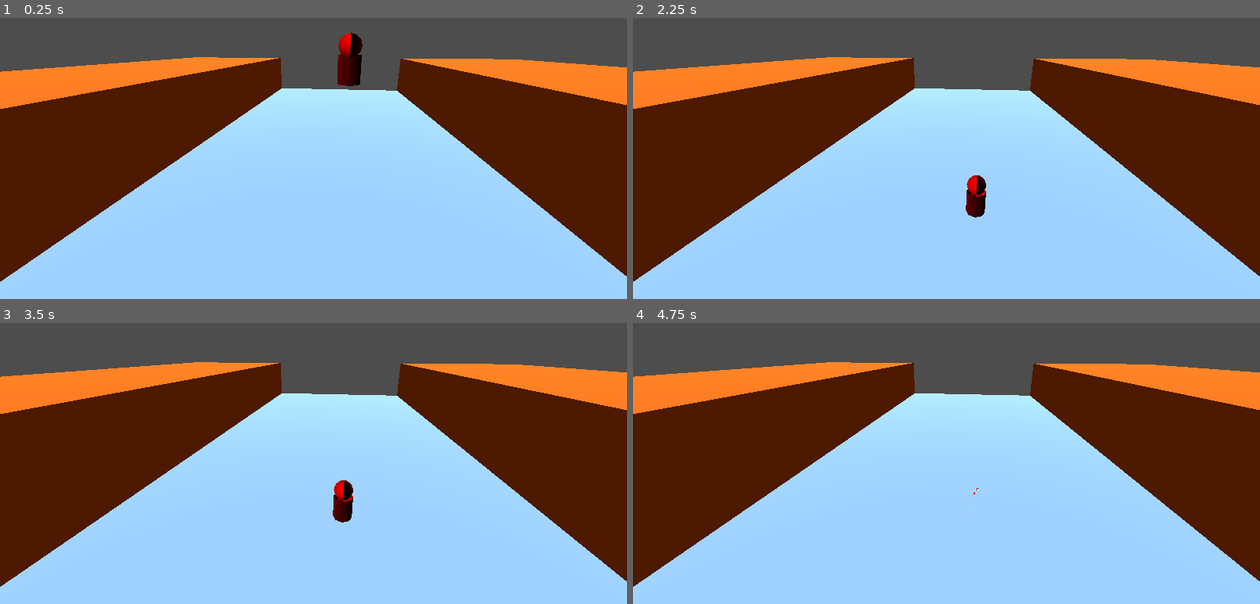
Above: before the commit, frames 1-4 (two rows, left to right).
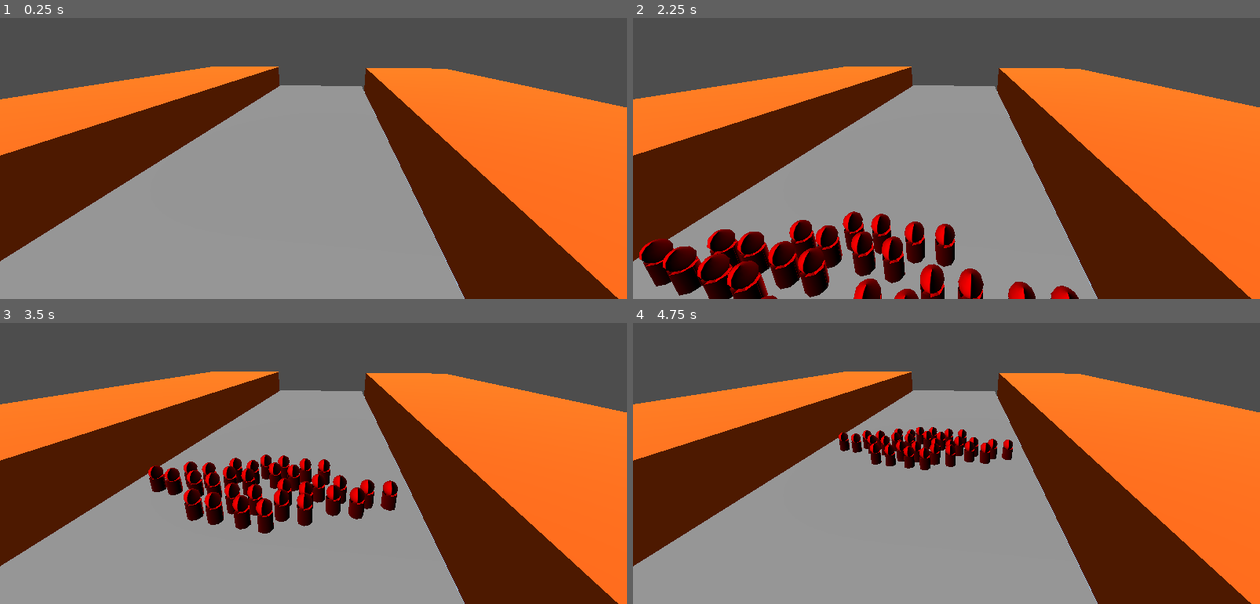
Above: after the commit, the same moments.

Repository: steb-vs/pluie-de-fleche
Game: Godot game, scene res://scenes/devmap_jam/test.tscn
Same seed, same stepped clock (60 frames per second), same inputs: the game is played once before the commit and once after it. The project has no main scene, so this scene is started directly.
Inputs:
- Up to frame 1 (0.25 s): no input
- Up to frame 2 (2.25 s): no input
- Up to frame 3 (3.5 s): no input
- Up to frame 4 (4.75 s): no input

The runs differ from the first frame. In frame 1, 73% of the frame differs, in the area x 0-100%, y 5-100%; in frame 2, 72%; in frame 3, 72%; in frame 4, 72%.

Commit message:
Navigation done

Diff:
--- a/game_object/entities/malemoniak/chb_malemoniak.gd
+++ b/game_object/entities/malemoniak/chb_malemoniak.gd
@@ -5,6 +5,12 @@
 
 @onready var hurt_box_body = $A3D_HurtBoxBody
 @onready var hurt_box_head = $A3D_HurtBoxHead
+
+var movement_speed : float = 5.0
+@export var distance : float
+var movement_target_position : Vector3
+
+@onready var nav_agent : NavigationAgent3D = $NVA
 
 @export var hit_points : int = 10:
 	get :
@@ -16,15 +22,42 @@
 			death()
 
 
-const SPEED = 5.0
-const JUMP_VELOCITY = 4.5
-
 # Get the gravity from the project settings to be synced with RigidBody nodes.
 var gravity = ProjectSettings.get_setting("physics/3d/default_gravity")
 
 
+func _ready():
+	nav_agent.path_desired_distance = 0.5
+	nav_agent.target_desired_distance = 0.5
+	movement_target_position = Vector3(global_position.x, 0, distance)
+	call_deferred("actor_setup")
+
+
+func actor_setup() -> void:
+	await get_tree().physics_frame
+
+	set_movement_target(movement_target_position)
+
+
+func set_movement_target(movement_target: Vector3):
+	nav_agent.set_target_position(movement_target)
+
+
 func _physics_process(delta):
-	# Add the gravity.
+	#Navigation
+	if nav_agent.is_navigation_finished():
+		return
+
+	var current_agent_position: Vector3 = global_position
+	var next_path_position: Vector3 = nav_agent.get_next_path_position()
+
+	var new_velocity: Vector3 = next_path_position - current_agent_position
+	new_velocity = new_velocity.normalized()
+	new_velocity = new_velocity * movement_speed
+
+	velocity = new_velocity
+
+		# Add the gravity.
 	if not is_on_floor():
 		velocity.y -= gravity * delta
 
--- a/game_object/entities/malemoniak/chb_malemoniak.tscn
+++ b/game_object/entities/malemoniak/chb_malemoniak.tscn
@@ -63,3 +63,5 @@
 
 [node name="CollisionShape3D" type="CollisionShape3D" parent="A3D_HurtBoxHead"]
 shape = SubResource("SphereShape3D_4i7rj")
+
+[node name="NVA" type="NavigationAgent3D" parent="."]
--- a/scenes/devmap_jam/test.gd
+++ b/scenes/devmap_jam/test.gd
@@ -1,7 +1 @@
 extends Node3D
-
-func _on_timer_timeout():
-	if has_node("CHB_Malemoniak") :
-		$CHB_Malemoniak.taking_damage(3)
-	else:
-		$Timer.stop()
--- a/scenes/devmap_jam/test.tscn
+++ b/scenes/devmap_jam/test.tscn
@@ -1,8 +1,15 @@
-[gd_scene load_steps=5 format=3 uid="uid://cvaxeryy0gy1s"]
+[gd_scene load_steps=7 format=3 uid="uid://cvaxeryy0gy1s"]
 
 [ext_resource type="Script" path="res://scenes/devmap_jam/test.gd" id="1_nkut2"]
 [ext_resource type="PackedScene" uid="uid://dr7wn4kmqrurg" path="res://game_object/map/csg_valley.tscn" id="3_4t7mj"]
 [ext_resource type="PackedScene" uid="uid://c4cn4kw3yp3y1" path="res://game_object/entities/malemoniak/chb_malemoniak.tscn" id="3_spgdc"]
+
+[sub_resource type="NavigationMesh" id="NavigationMesh_ffs7m"]
+vertices = PackedVector3Array(8.5, 0.5, -22.25, 8.5, 0.5, -29.5, 0, 0.5, -29.5, 0, 0.5, -29.5, -8.5, 0.5, -29.5, -8.5, 0.5, -22.25, -8.5, 0.5, 22, -8.5, 0.5, 29.5, 0, 0.5, 29.5, 0, 0.5, 29.5, 8.5, 0.5, 29.5, 8.5, 0.5, 22, -8.5, 0.5, 22, 0, 0.5, 29.5, 8.5, 0.5, 22, 8.5, 0.5, 14.75, -8.5, 0.5, 14.75, 8.5, 0.5, -22.25, 0, 0.5, -29.5, -8.5, 0.5, -22.25, -8.5, 0.5, -14.75, 8.5, 0.5, -14.75, -8.5, 0.5, -7.5, -8.5, 0.5, 0, 8.5, 0.5, 0, 8.5, 0.5, -7.5, -8.5, 0.5, -14.75, -8.5, 0.5, -7.5, 8.5, 0.5, -7.5, 8.5, 0.5, -14.75, -8.5, 0.5, 7.25, -8.5, 0.5, 14.75, 8.5, 0.5, 14.75, 8.5, 0.5, 7.25, -8.5, 0.5, 0, -8.5, 0.5, 7.25, 8.5, 0.5, 7.25, 8.5, 0.5, 0)
+polygons = [PackedInt32Array(2, 1, 0), PackedInt32Array(5, 4, 3), PackedInt32Array(8, 7, 6), PackedInt32Array(11, 10, 9), PackedInt32Array(12, 16, 13), PackedInt32Array(13, 16, 14), PackedInt32Array(14, 16, 15), PackedInt32Array(17, 21, 18), PackedInt32Array(18, 21, 19), PackedInt32Array(19, 21, 20), PackedInt32Array(25, 24, 22), PackedInt32Array(22, 24, 23), PackedInt32Array(29, 28, 26), PackedInt32Array(26, 28, 27), PackedInt32Array(33, 32, 30), PackedInt32Array(30, 32, 31), PackedInt32Array(37, 36, 34), PackedInt32Array(34, 36, 35)]
+
+[sub_resource type="PlaneMesh" id="PlaneMesh_fooel"]
+size = Vector2(18, 60)
 
 [sub_resource type="Environment" id="Environment_ttq1c"]
 
@@ -10,12 +17,16 @@
 script = ExtResource("1_nkut2")
 
 [node name="Camera3D" type="Camera3D" parent="."]
-transform = Transform3D(0.992899, -0.0377815, 0.112799, 0, 0.948224, 0.317603, -0.118959, -0.315347, 0.941491, 0.00414181, 5.76217, 8.16833)
-
-[node name="Timer" type="Timer" parent="."]
-autostart = true
+transform = Transform3D(0.992899, -0.0377815, 0.112799, 0, 0.948224, 0.317603, -0.118959, -0.315347, 0.941491, 3.92119, 8.29582, 21.047)
 
 [node name="CSG_valley" parent="." instance=ExtResource("3_4t7mj")]
+
+[node name="NavigationRegion3D" type="NavigationRegion3D" parent="CSG_valley"]
+transform = Transform3D(0.1, 0, 0, 0, 0.1, 0, 0, 0, 0.166667, -0.0563362, 0, 0)
+navigation_mesh = SubResource("NavigationMesh_ffs7m")
+
+[node name="MeshInstance3D" type="MeshInstance3D" parent="CSG_valley/NavigationRegion3D"]
+mesh = SubResource("PlaneMesh_fooel")
 
 [node name="DirectionalLight3D" type="DirectionalLight3D" parent="."]
 transform = Transform3D(1, 0, 0, 0, 0.279058, 0.960274, 0, -0.960274, 0.279058, 0, 17.8164, 0)
@@ -24,6 +35,132 @@
 environment = SubResource("Environment_ttq1c")
 
 [node name="CHB_Malemoniak" parent="." instance=ExtResource("3_spgdc")]
-transform = Transform3D(1, 0, 0, 0, 1, 0, 0, 0, 1, 0.262889, 5.33032, -0.0380025)
+transform = Transform3D(1, 0, 0, 0, 1, 0, 0, 0, 1, 0.262889, 0.851871, 24.7987)
+distance = -28.0
 
-[connection signal="timeout" from="Timer" to="." method="_on_timer_timeout"]
+[node name="CHB_Malemoniak2" parent="." instance=ExtResource("3_spgdc")]
+transform = Transform3D(1, 0, 0, 0, 1, 0, 0, 0, 1, 3.01055, 0.851871, 25.0547)
+distance = -28.0
+
+[node name="CHB_Malemoniak3" parent="." instance=ExtResource("3_spgdc")]
+transform = Transform3D(1, 0, 0, 0, 1, 0, 0, 0, 1, -0.970955, 0.851871, 24.7987)
+distance = -28.0
+
+[node name="CHB_Malemoniak4" parent="." instance=ExtResource("3_spgdc")]
+transform = Transform3D(1, 0, 0, 0, 1, 0, 0, 0, 1, 1.77671, 0.851871, 25.0547)
+distance = -28.0
+
+[node name="CHB_Malemoniak5" parent="." instance=ExtResource("3_spgdc")]
+transform = Transform3D(1, 0, 0, 0, 1, 0, 0, 0, 1, -1.57361, 0.851871, 25.5314)
+distance = -28.0
+
+[node name="CHB_Malemoniak6" parent="." instance=ExtResource("3_spgdc")]
+transform = Transform3D(1, 0, 0, 0, 1, 0, 0, 0, 1, 1.17406, 0.851871, 25.7874)
+distance = -28.0
+
+[node name="CHB_Malemoniak7" parent="." instance=ExtResource("3_spgdc")]
+transform = Transform3D(1, 0, 0, 0, 1, 0, 0, 0, 1, -2.80745, 0.851871, 25.5314)
+distance = -28.0
+
+[node name="CHB_Malemoniak8" parent="." instance=ExtResource("3_spgdc")]
+transform = Transform3D(1, 0, 0, 0, 1, 0, 0, 0, 1, -0.0597892, 0.851871, 25.7874)
+distance = -28.0
+
+[node name="CHB_Malemoniak9" parent="." instance=ExtResource("3_spgdc")]
+transform = Transform3D(1, 0, 0, 0, 1, 0, 0, 0, 1, 4.0565, 0.851871, 26.8854)
+distance = -28.0
+
+[node name="CHB_Malemoniak10" parent="." instance=ExtResource("3_spgdc")]
+transform = Transform3D(1, 0, 0, 0, 1, 0, 0, 0, 1, 6.80416, 0.851871, 27.1414)
+distance = -28.0
+
+[node name="CHB_Malemoniak11" parent="." instance=ExtResource("3_spgdc")]
+transform = Transform3D(1, 0, 0, 0, 1, 0, 0, 0, 1, 2.82266, 0.851871, 26.8854)
+distance = -28.0
+
+[node name="CHB_Malemoniak12" parent="." instance=ExtResource("3_spgdc")]
+transform = Transform3D(1, 0, 0, 0, 1, 0, 0, 0, 1, 5.57032, 0.851871, 27.1414)
+distance = -28.0
+
+[node name="CHB_Malemoniak13" parent="." instance=ExtResource("3_spgdc")]
+transform = Transform3D(1, 0, 0, 0, 1, 0, 0, 0, 1, 2.22001, 0.851871, 27.6181)
+distance = -28.0
+
+[node name="CHB_Malemoniak14" parent="." instance=ExtResource("3_spgdc")]
+transform = Transform3D(1, 0, 0, 0, 1, 0, 0, 0, 1, 4.96767, 0.851871, 27.8741)
+distance = -28.0
+
+[node name="CHB_Malemoniak15" parent="." instance=ExtResource("3_spgdc")]
+transform = Transform3D(1, 0, 0, 0, 1, 0, 0, 0, 1, 0.986163, 0.851871, 27.6181)
+distance = -28.0
+
+[node name="CHB_Malemoniak16" parent="." instance=ExtResource("3_spgdc")]
+transform = Transform3D(1, 0, 0, 0, 1, 0, 0, 0, 1, 3.73382, 0.851871, 27.8741)
+distance = -28.0
+
+[node name="CHB_Malemoniak17" parent="." instance=ExtResource("3_spgdc")]
+transform = Transform3D(1, 0, 0, 0, 1, 0, 0, 0, 1, -4.21119, 0.851871, 26.3369)
+distance = -28.0
+
+[node name="CHB_Malemoniak18" parent="." instance=ExtResource("3_spgdc")]
+transform = Transform3D(1, 0, 0, 0, 1, 0, 0, 0, 1, -1.46353, 0.851871, 26.593)
+distance = -28.0
+
+[node name="CHB_Malemoniak19" parent="." instance=ExtResource("3_spgdc")]
+transform = Transform3D(1, 0, 0, 0, 1, 0, 0, 0, 1, -5.44503, 0.851871, 26.3369)
+distance = -28.0
+
+[node name="CHB_Malemoniak20" parent="." instance=ExtResource("3_spgdc")]
+transform = Transform3D(1, 0, 0, 0, 1, 0, 0, 0, 1, -2.69737, 0.851871, 26.593)
+distance = -28.0
+
+[node name="CHB_Malemoniak21" parent="." instance=ExtResource("3_spgdc")]
+transform = Transform3D(1, 0, 0, 0, 1, 0, 0, 0, 1, -6.04768, 0.851871, 27.0697)
+distance = -28.0
+
+[node name="CHB_Malemoniak22" parent="." instance=ExtResource("3_spgdc")]
+transform = Transform3D(1, 0, 0, 0, 1, 0, 0, 0, 1, -3.30002, 0.851871, 27.3257)
+distance = -28.0
+
+[node name="CHB_Malemoniak23" parent="." instance=ExtResource("3_spgdc")]
+transform = Transform3D(1, 0, 0, 0, 1, 0, 0, 0, 1, -7.28153, 0.851871, 27.0697)
+distance = -28.0
+
+[node name="CHB_Malemoniak24" parent="." instance=ExtResource("3_spgdc")]
+transform = Transform3D(1, 0, 0, 0, 1, 0, 0, 0, 1, -4.53387, 0.851871, 27.3257)
+distance = -28.0
+
+[node name="CHB_Malemoniak25" parent="." instance=ExtResource("3_spgdc")]
+transform = Transform3D(1, 0, 0, 0, 1, 0, 0, 0, 1, -0.417575, 0.851871, 28.4236)
+distance = -28.0
+
+[node name="CHB_Malemoniak26" parent="." instance=ExtResource("3_spgdc")]
+transform = Transform3D(1, 0, 0, 0, 1, 0, 0, 0, 1, 2.33009, 0.851871, 28.6797)
+distance = -28.0
+
+[node name="CHB_Malemoniak27" parent="." instance=ExtResource("3_spgdc")]
+transform = Transform3D(1, 0, 0, 0, 1, 0, 0, 0, 1, -1.65142, 0.851871, 28.4236)
+distance = -28.0
+
+[node name="CHB_Malemoniak28" parent="." instance=ExtResource("3_spgdc")]
+transform = Transform3D(1, 0, 0, 0, 1, 0, 0, 0, 1, 1.09624, 0.851871, 28.6797)
+distance = -28.0
+
+[node name="CHB_Malemoniak29" parent="." instance=ExtResource("3_spgdc")]
+transform = Transform3D(1, 0, 0, 0, 1, 0, 0, 0, 1, -2.25407, 0.851871, 29.1564)
+distance = -28.0
+
+[node name="CHB_Malemoniak30" parent="." instance=ExtResource("3_spgdc")]
+transform = Transform3D(1, 0, 0, 0, 1, 0, 0, 0, 1, 0.493591, 0.851871, 29.4124)
+distance = -28.0
+
+[node name="CHB_Malemoniak31" parent="." instance=ExtResource("3_spgdc")]
+transform = Transform3D(1, 0, 0, 0, 1, 0, 0, 0, 1, -3.48792, 0.851871, 29.1564)
+distance = -28.0
+
+[node name="CHB_Malemoniak32" parent="." instance=ExtResource("3_spgdc")]
+transform = Transform3D(1, 0, 0, 0, 1, 0, 0, 0, 1, -0.740254, 0.851871, 29.4124)
+distance = -28.0
+
+[node name="Marker3D" type="Marker3D" parent="."]
+transform = Transform3D(1, 0, 0, 0, 1, 0, 0, 0, 1, -5, 0, -28)
